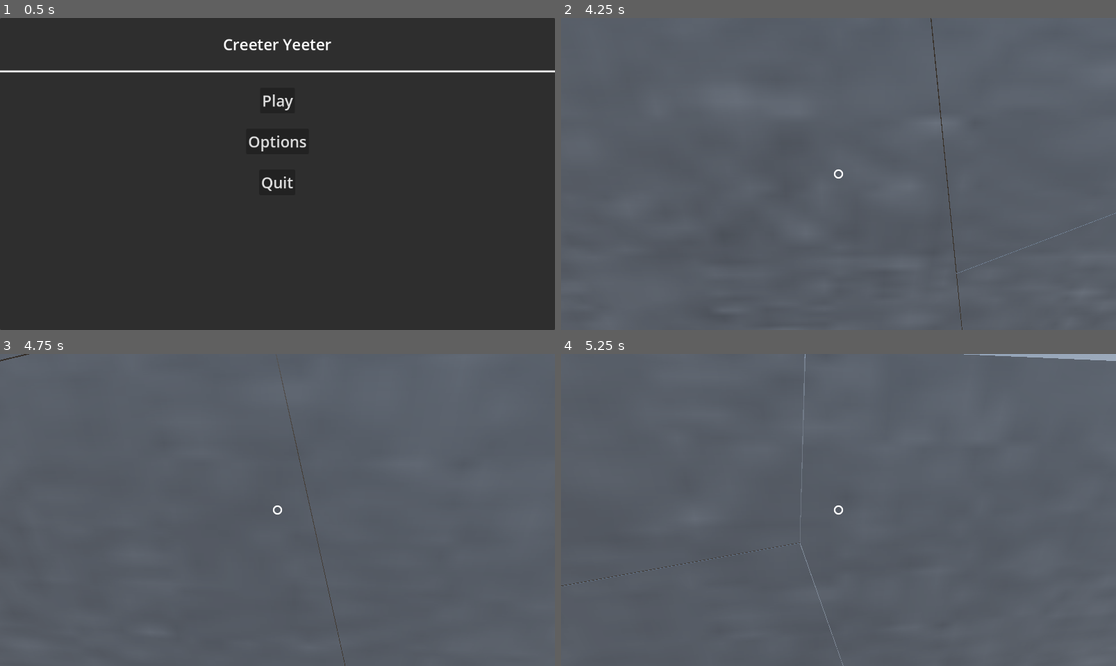
Above: before the commit, frames 1-4 (two rows, left to right).
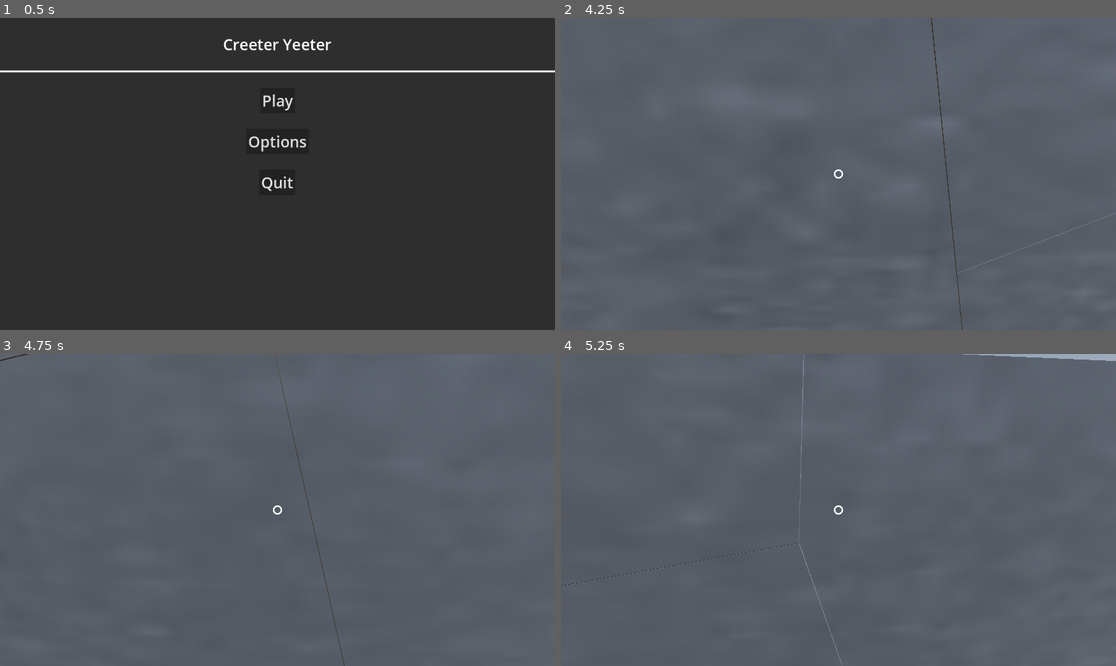
Above: after the commit, the same moments.

Repository: rcorre/wildjam84
Game: Godot game, scene res://menus/title/Title.tscn
Two runs of this game, one before a commit and one after it. Both use one fixed random seed, a clock stepped at 60 frames per second and the inputs below.
Inputs (mouse positions are in pixels of both pictures, inside the frame that each line leads up to):
- Up to frame 1 (0.5 s): no input
- Up to frame 2 (4.25 s): click "Play" at 0.5 s; tap Enter at 1.25 s; move the mouse to (832, 180) at 1.27 s; hold Right mouse button (drop) 1.28-2.03 s; hold W (forward) 1.28-3.53 s; tap Space (jump) at 1.52, 2.27, 3.77 s; move the mouse to (877, 177) at 2.02 s; click (877, 177) at 2.1 s; move the mouse to (794, 170) at 2.77 s; hold Right mouse button (drop) 2.78-3.53 s; move the mouse to (844, 174) at 3.52 s; hold A (left) from 3.53 s (still down); click (844, 174) at 3.6 s
- Up to frame 3 (4.75 s): move the mouse to (255, 503) at 4.27 s; release A (left) at 4.28 s; hold W (forward) from 4.28 s (still down); hold Right mouse button (drop) from 4.28 s (still down); tap Space (jump) at 4.52 s
- Up to frame 4 (5.25 s): keep holding W (forward); move the mouse to (866, 510) at 5.02 s; release Right mouse button (drop) at 5.03 s; click (866, 510) at 5.1 s

Frame 1 is identical in both runs. In frame 2, 0.1% of the frame differs, in the area x 66-100%, y 0-100%; in frame 3, 0.3%; in frame 4, 0.3%, in the area x 0-99%, y 0-100%.

Commit message:
remove floor from kitchen1

Diff:
--- a/scenes/Level/Rooms/FurnitureSets/Kitchen1.tscn
+++ b/scenes/Level/Rooms/FurnitureSets/Kitchen1.tscn
@@ -16,22 +16,7 @@
 [ext_resource type="PackedScene" uid="uid://ba6gkfm1k2l5t" path="res://assets/models/furniture/trashcan.glb" id="16_ocn80"]
 [ext_resource type="PackedScene" uid="uid://b1mqen7dkg1oj" path="res://assets/models/furniture/bench.glb" id="20_0u20l"]
 
-[sub_resource type="PlaneMesh" id="PlaneMesh_57uer"]
-size = Vector2(100, 100)
-
-[sub_resource type="WorldBoundaryShape3D" id="WorldBoundaryShape3D_y2s7y"]
-
 [node name="Kitchen1" type="Node3D"]
-
-[node name="StaticBody3D" type="StaticBody3D" parent="."]
-transform = Transform3D(10, 0, 0, 0, 10, 0, 0, 0, 10, 0, 0, 0)
-
-[node name="FloorMesh" type="MeshInstance3D" parent="StaticBody3D"]
-mesh = SubResource("PlaneMesh_57uer")
-skeleton = NodePath("../..")
-
-[node name="FloorShape" type="CollisionShape3D" parent="StaticBody3D"]
-shape = SubResource("WorldBoundaryShape3D_y2s7y")
 
 [node name="kitchenBar" parent="." instance=ExtResource("1_66y1k")]
 transform = Transform3D(-1.21299e-07, 0, 1.5, 0, 1.5, 0, -2.775, 0, -6.55671e-08, 2.1676, 0.445171, 1.03129)
Not shown: 1 places in scenes/Level/Rooms/FurnitureSets/Kitchen1.tscn that only renumber resources
